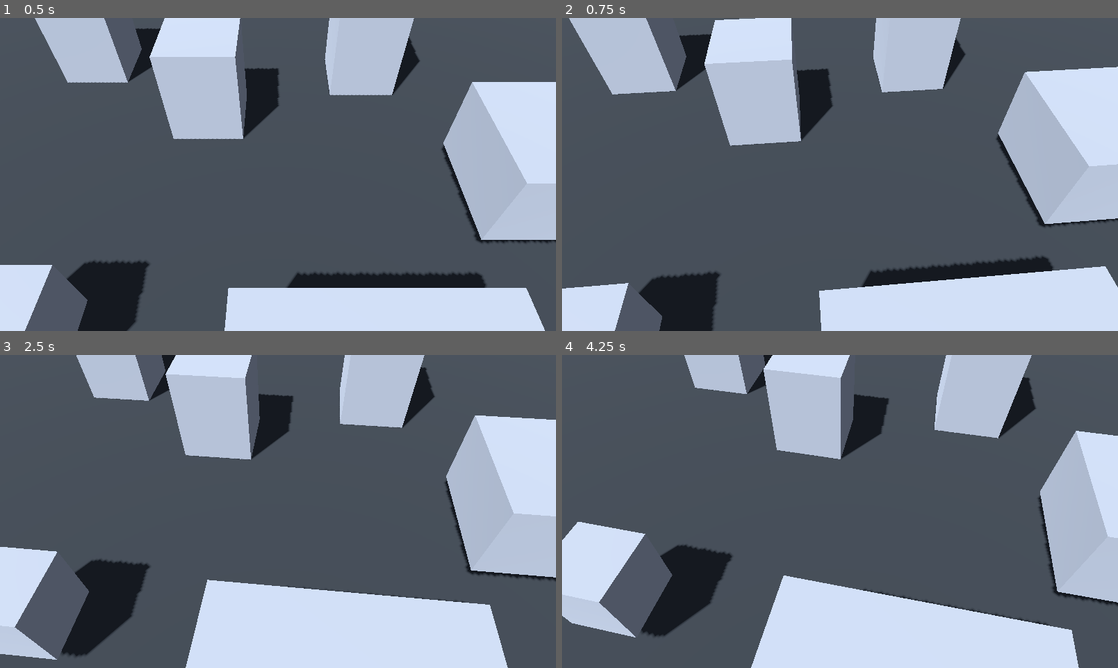
Above: before the commit, frames 1-4 (two rows, left to right).
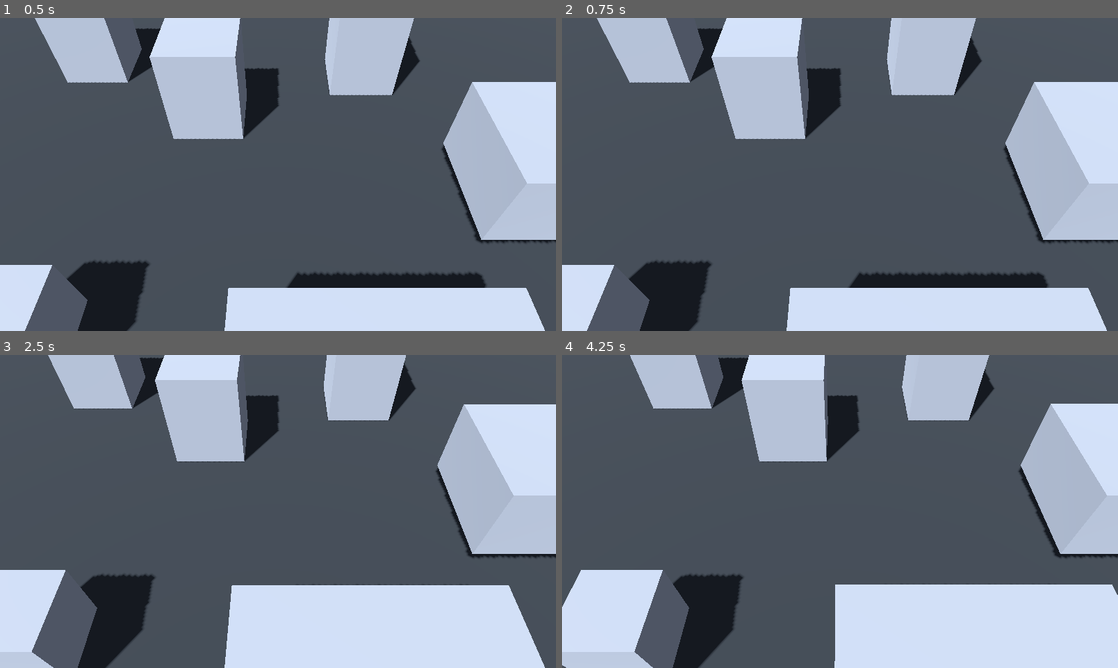
Above: after the commit, the same moments.

Repository: Technikhighknee/my-godot-collection
Game: Godot game, scene res://demos/rts_camera/RTSCameraDemo.tscn
Two runs of this game, one before a commit and one after it. Both use one fixed random seed, a clock stepped at 60 frames per second and the inputs below.
Inputs (mouse positions are in pixels of both pictures, inside the frame that each line leads up to):
- Up to frame 1 (0.5 s): no input
- Up to frame 2 (0.75 s): tap Enter at 0.5 s; move the mouse to (962, 158) at 0.52 s; tap Q (camera_rotate_left, bound only before the commit) at 0.6 s; click (962, 158) at 0.67 s
- Up to frame 3 (2.5 s): tap E (camera_rotate_right, bound only before the commit) at 0.8, 2.3 s; drag from (166, 527) to (250, 574) at 1.27 s; tap Space at 2 s; move the mouse to (333, 442) at 2.02 s; tap S (camera_back) at 2.1 s; click (333, 442) at 2.17 s
- Up to frame 4 (4.25 s): drag from (812, 574) to (673, 464) at 2.77 s; tap Enter at 3.5 s; move the mouse to (1006, 558) at 3.52 s; tap A (camera_left) at 3.6 s; click (1006, 558) at 3.67 s; tap E (camera_rotate_right, bound only before the commit) at 3.8 s

Frame 1 is identical in both runs. In frame 2, 16% of the frame differs, in the area x 0-100%, y 0-100%; in frame 3, 18%; in frame 4, 32%.

Commit message:
Use mouse orbit and right-drag controls

Diff:
--- a/demos/rts_camera/RTSCameraDemo.gd
+++ b/demos/rts_camera/RTSCameraDemo.gd
@@ -6,8 +6,6 @@
 	_ensure_key_action(&"camera_right", KEY_D);
 	_ensure_key_action(&"camera_forward", KEY_W);
 	_ensure_key_action(&"camera_back", KEY_S);
-	_ensure_key_action(&"camera_rotate_left", KEY_Q);
-	_ensure_key_action(&"camera_rotate_right", KEY_E);
 
 
 func _ensure_key_action(action: StringName, keycode: Key) -> void:
--- a/rts_camera/RTSCamera.gd
+++ b/rts_camera/RTSCamera.gd
@@ -6,8 +6,10 @@
 
 
 @export_group("Camera")
-@export_range(10.0, 80.0, 0.1) var angle := 50.0;
 @export var initial_yaw := 0.0;
+@export_range(10.0, 85.0, 0.1) var initial_pitch := 50.0;
+@export_range(5.0, 80.0, 0.1) var min_pitch := 25.0;
+@export_range(10.0, 89.0, 0.1) var max_pitch := 75.0;
 @export var initial_zoom := 30.0;
 @export var min_zoom := 5.0;
 @export var max_zoom := 120.0;
@@ -21,11 +23,11 @@
 @export_range(0.5, 0.99, 0.01) var zoom_factor := 0.85;
 @export var zoom_smoothing := 18.0;
 
-@export_group("Rotation")
-@export var rotation_enabled := true;
-@export var keyboard_rotation_speed := 90.0;
-@export var mouse_rotation_sensitivity := 0.2;
-@export var rotation_smoothing := 18.0;
+@export_group("Orbit")
+@export var orbit_enabled := true;
+@export var mouse_yaw_sensitivity := 0.2;
+@export var mouse_pitch_sensitivity := 0.2;
+@export var orbit_smoothing := 18.0;
 
 @export_group("World")
 @export var ground_height := 0.0;
@@ -36,10 +38,8 @@
 @export var pan_right_action: StringName = &"camera_right";
 @export var pan_forward_action: StringName = &"camera_forward";
 @export var pan_back_action: StringName = &"camera_back";
-@export var rotate_left_action: StringName = &"camera_rotate_left";
-@export var rotate_right_action: StringName = &"camera_rotate_right";
-@export var drag_button: MouseButton = MOUSE_BUTTON_MIDDLE;
-@export var rotate_button: MouseButton = MOUSE_BUTTON_RIGHT;
+@export var orbit_button: MouseButton = MOUSE_BUTTON_MIDDLE;
+@export var drag_button: MouseButton = MOUSE_BUTTON_RIGHT;
 
 
 @onready var camera: Camera3D = $Camera3D;
@@ -51,12 +51,14 @@
 var _target_zoom: float;
 var _yaw: float;
 var _target_yaw: float;
+var _pitch: float;
+var _target_pitch: float;
 
 var _dragging := false;
 var _drag_anchor_valid := false;
 var _drag_anchor: Vector3;
 
-var _rotating := false;
+var _orbiting := false;
 
 var _zoom_anchor_active := false;
 var _zoom_anchor_screen: Vector2;
@@ -73,6 +75,9 @@
 
 	_yaw = deg_to_rad(initial_yaw);
 	_target_yaw = _yaw;
+
+	_pitch = deg_to_rad(clampf(initial_pitch, min_pitch, max_pitch));
+	_target_pitch = _pitch;
 
 	camera.make_current();
 	get_window().focus_exited.connect(_reset_transient_input);
@@ -88,12 +93,13 @@
 
 	var move_t := _smooth_factor(move_smoothing, delta);
 	var zoom_t := _smooth_factor(zoom_smoothing, delta);
-	var rotation_t := _smooth_factor(rotation_smoothing, delta);
+	var orbit_t := _smooth_factor(orbit_smoothing, delta);
 
 	_focus = _focus.lerp(_target_focus, move_t);
 	_focus.y = ground_height;
 	_zoom = lerpf(_zoom, _target_zoom, zoom_t);
-	_yaw = lerp_angle(_yaw, _target_yaw, rotation_t);
+	_yaw = lerp_angle(_yaw, _target_yaw, orbit_t);
+	_pitch = lerpf(_pitch, _target_pitch, orbit_t);
 
 	_apply_camera_transform();
 	_update_zoom_anchor();
@@ -110,37 +116,38 @@
 
 		if _dragging:
 			_handle_drag(motion);
-		elif _rotating:
-			_handle_mouse_rotation(motion);
+		elif _orbiting:
+			_handle_orbit(motion);
 
 
 func _handle_mouse_button(event: InputEventMouseButton) -> void:
-	if event.button_index == drag_button:
-		_dragging = event.pressed and not event.canceled;
-		_drag_anchor_valid = false;
-		_zoom_anchor_active = false;
-
-		if _dragging:
-			_rotating = false;
-			_target_focus = _focus;
-			var point := _world_at_screen(event.position);
-
-			if point.is_finite():
-				_drag_anchor = point;
-				_drag_anchor_valid = true;
-
-		get_viewport().set_input_as_handled();
-		return;
-
-	if rotation_enabled and event.button_index == rotate_button:
-		_rotating = event.pressed and not event.canceled;
-		_zoom_anchor_active = false;
-
-		if _rotating:
+	if orbit_enabled and event.button_index == orbit_button:
+		_orbiting = event.pressed and not event.canceled;
+		_zoom_anchor_active = false;
+
+		if _orbiting:
 			_dragging = false;
 			_drag_anchor_valid = false;
 			_target_focus = _focus;
 			_target_yaw = _yaw;
+			_target_pitch = _pitch;
+
+		get_viewport().set_input_as_handled();
+		return;
+
+	if event.button_index == drag_button:
+		_dragging = event.pressed and not event.canceled;
+		_drag_anchor_valid = false;
+		_zoom_anchor_active = false;
+
+		if _dragging:
+			_orbiting = false;
+			_target_focus = _focus;
+			var point := _world_at_screen(event.position);
+
+			if point.is_finite():
+				_drag_anchor = point;
+				_drag_anchor_valid = true;
 
 		get_viewport().set_input_as_handled();
 		return;
@@ -159,27 +166,16 @@
 func _handle_keyboard(delta: float) -> void:
 	var input := Input.get_vector(pan_left_action, pan_right_action, pan_forward_action, pan_back_action);
 
-	if input != Vector2.ZERO:
-		_zoom_anchor_active = false;
-
-		var right := Vector3(cos(_yaw), 0.0, -sin(_yaw));
-		var backward := Vector3(sin(_yaw), 0.0, cos(_yaw));
-		var movement := right * input.x + backward * input.y;
-
-		_target_focus += movement * _get_pan_speed() * delta;
-
-	if not rotation_enabled:
-		return;
-
-	var rotation_input := Input.get_axis(rotate_left_action, rotate_right_action);
-
-	if not is_zero_approx(rotation_input):
-		_zoom_anchor_active = false;
-		_target_yaw = wrapf(
-			_target_yaw + deg_to_rad(keyboard_rotation_speed) * rotation_input * delta,
-			-PI,
-			PI
-		);
+	if input == Vector2.ZERO:
+		return;
+
+	_zoom_anchor_active = false;
+
+	var right := Vector3(cos(_yaw), 0.0, -sin(_yaw));
+	var backward := Vector3(sin(_yaw), 0.0, cos(_yaw));
+	var movement := right * input.x + backward * input.y;
+
+	_target_focus += movement * _get_pan_speed() * delta;
 
 
 func _handle_drag(event: InputEventMouseMotion) -> void:
@@ -201,11 +197,15 @@
 	get_viewport().set_input_as_handled();
 
 
-func _handle_mouse_rotation(event: InputEventMouseMotion) -> void:
-	var delta_yaw := deg_to_rad(event.relative.x * mouse_rotation_sensitivity);
-
-	_yaw = wrapf(_yaw + delta_yaw, -PI, PI);
+func _handle_orbit(event: InputEventMouseMotion) -> void:
+	var yaw_delta := deg_to_rad(event.relative.x * mouse_yaw_sensitivity);
+	var pitch_delta := deg_to_rad(-event.relative.y * mouse_pitch_sensitivity);
+
+	_yaw = wrapf(_yaw + yaw_delta, -PI, PI);
+	_pitch = clampf(_pitch + pitch_delta, deg_to_rad(min_pitch), deg_to_rad(max_pitch));
+
 	_target_yaw = _yaw;
+	_target_pitch = _pitch;
 
 	_apply_camera_transform();
 	get_viewport().set_input_as_handled();
@@ -262,9 +262,8 @@
 
 
 func _apply_camera_transform() -> void:
-	var radians := deg_to_rad(angle);
-	var horizontal := cos(radians);
-	var offset := Vector3(sin(_yaw) * horizontal, sin(radians), cos(_yaw) * horizontal) * _zoom;
+	var horizontal := cos(_pitch);
+	var offset := Vector3(sin(_yaw) * horizontal, sin(_pitch), cos(_yaw) * horizontal) * _zoom;
 
 	global_position = _focus;
 	camera.global_position = _focus + offset;
@@ -300,7 +299,7 @@
 func _reset_transient_input() -> void:
 	_dragging = false;
 	_drag_anchor_valid = false;
-	_rotating = false;
+	_orbiting = false;
 	_zoom_anchor_active = false;
 
 
@@ -323,12 +322,14 @@
 		_apply_camera_transform();
 
 
-func rotate_to(yaw_degrees: float, immediate := false) -> void:
+func orbit_to(yaw_degrees: float, pitch_degrees: float, immediate := false) -> void:
 	_target_yaw = wrapf(deg_to_rad(yaw_degrees), -PI, PI);
+	_target_pitch = deg_to_rad(clampf(pitch_degrees, min_pitch, max_pitch));
 	_zoom_anchor_active = false;
 
 	if immediate:
 		_yaw = _target_yaw;
+		_pitch = _target_pitch;
 		_apply_camera_transform();
 
 
@@ -336,6 +337,7 @@
 	_focus = _target_focus;
 	_zoom = _target_zoom;
 	_yaw = _target_yaw;
+	_pitch = _target_pitch;
 	_apply_camera_transform();
 
 
@@ -354,3 +356,7 @@
 
 func get_yaw() -> float:
 	return rad_to_deg(_yaw);
+
+
+func get_pitch() -> float:
+	return rad_to_deg(_pitch);
Not shown, changed: rts_camera/README.md
